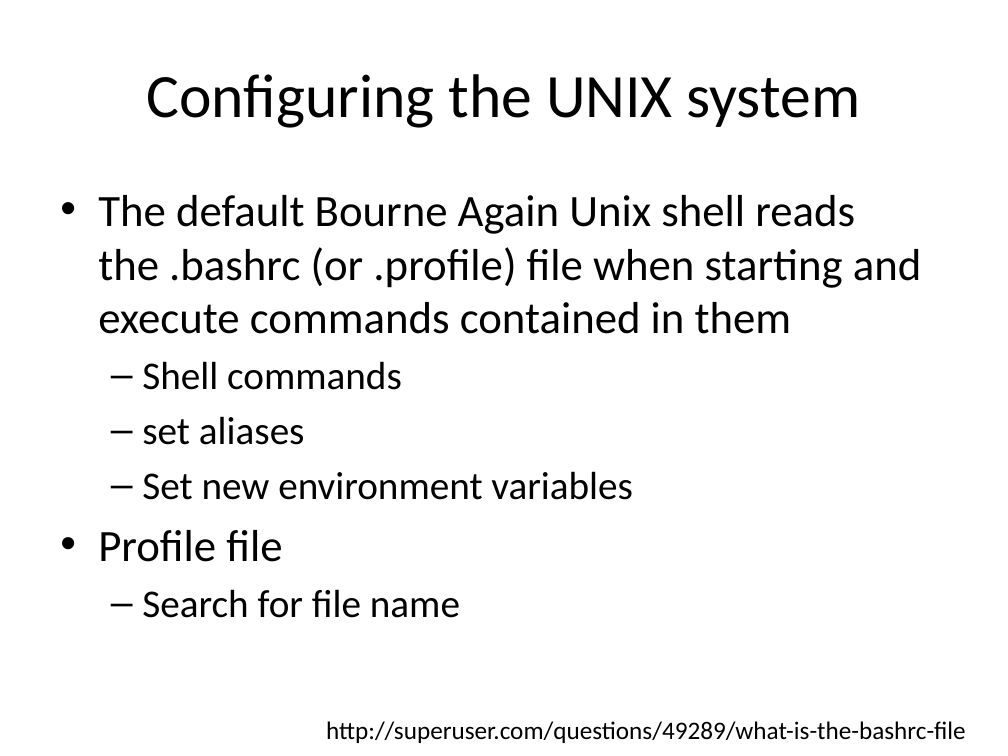
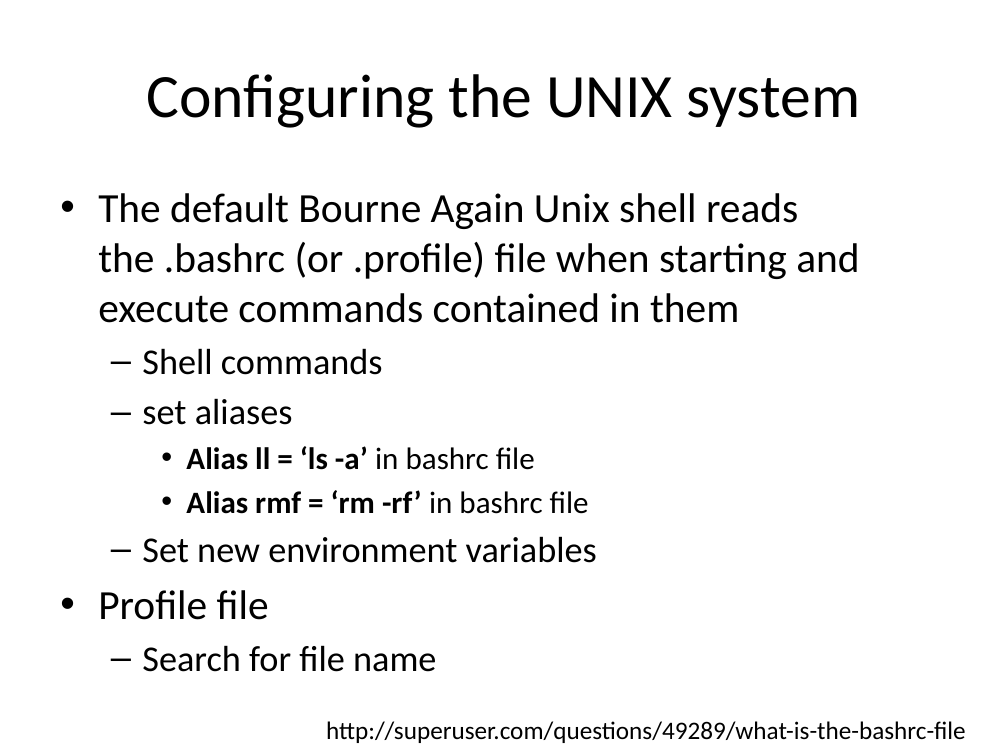
Before and after one commit to lkloh/USArray, a slide deck: slide 3 of InstallingCommonPrograms/InstallingSoftware.pptx. Drawn at 1008x756 pixels with LibreOffice and Linux fonts; fonts in the diff are those of the drawing. Boxes give left, top, right and bottom in pixels: in the first picture for what was removed or moved away, otherwise in the second. Text is boxed around its words. In the diff, an @@ line names an element or a change of style, - is before the commit and + after.

Commit message:
lecture

```diff
--- a/InstallingCommonPrograms/InstallingSoftware.pptx
+++ b/InstallingCommonPrograms/InstallingSoftware.pptx
@@ text at (x1=98, y1=193, x2=859, y2=672): size 32 to 29.6 pt in "The default Bourne Again Unix shell reads ...", "Profile file"; size 28 to 25.9 pt in "Shell commands", "set aliases", "Set new environment variables", "Search for file name" @@
@@ text at (x1=186, y1=446, x2=589, y2=514): paragraphs added @@
+    • Alias ll = ‘ls -a’ in bashrc file
+    • Alias rmf = ‘rm -rf’ in bashrc file
```
Also in this commit, not shown: 2 other slides changed, 1 slide added, 1 other file.
